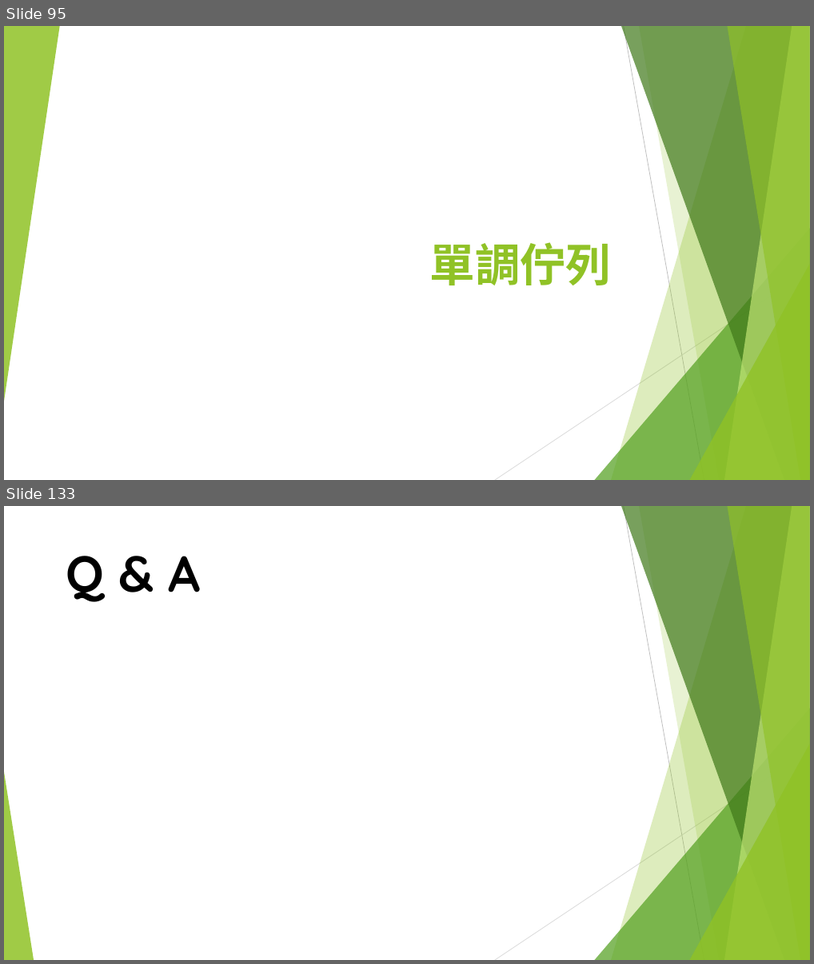
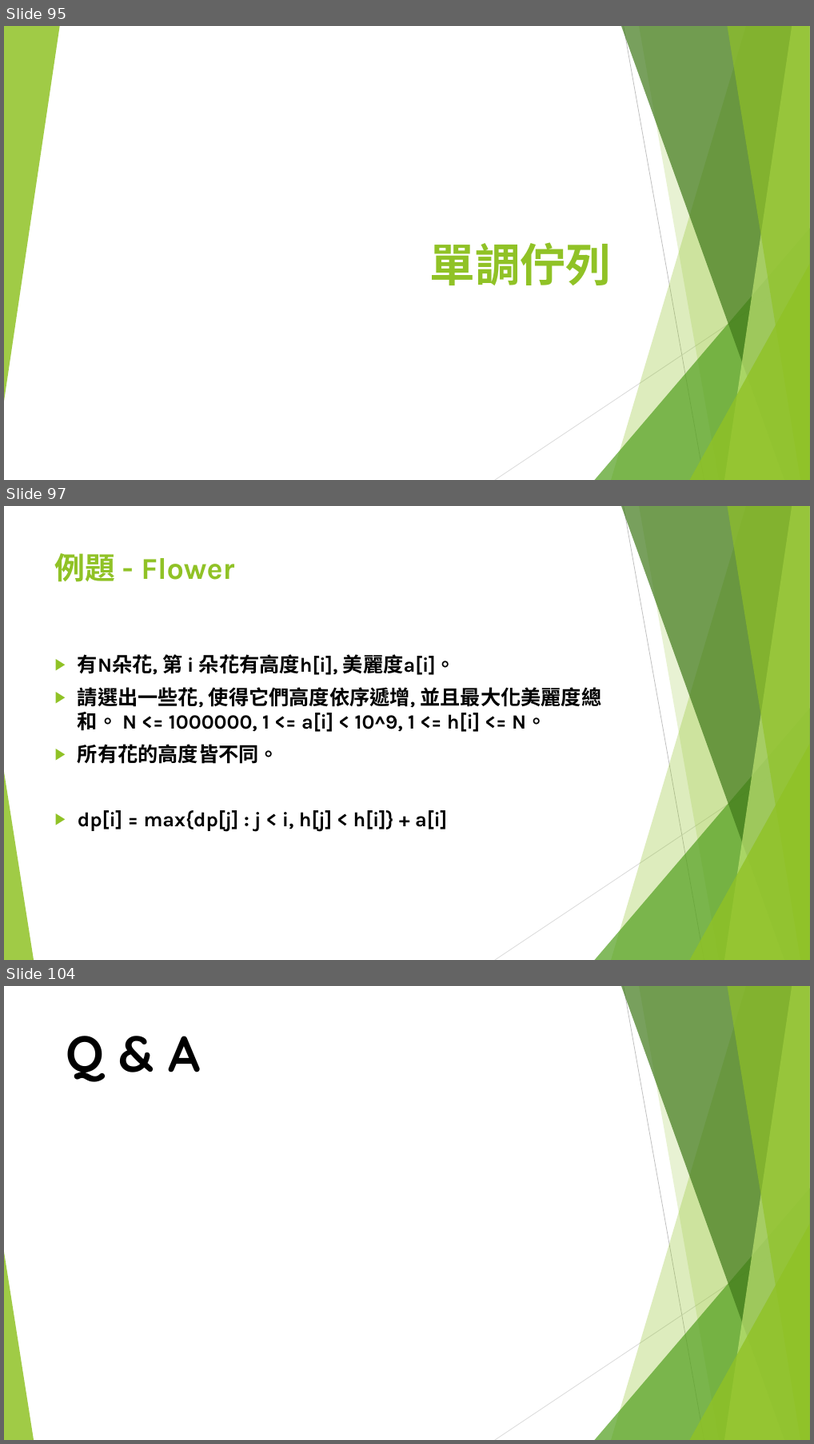
Before and after one commit to S920105123/DP2, a slide deck: presentation/進階動態規劃.pptx. Shown one above the other, each under a label of ours: slides 95 and 133 before the commit, slides 95, 97 and 104 after it; the slides between them are not shown. The pictures are 814x964 and 814x1444 pixels, drawn with LibreOffice and Linux fonts; fonts in the diff are those of the drawing. Boxes give left, top, right and bottom in pixels: in the first picture for what was removed or moved away, otherwise in the second. Text is boxed around its words. In the diff, an @@ line names an element or a change of style, - is before the commit and + after.

```diff
--- a/presentation/進階動態規劃.pptx
+++ b/presentation/進階動態規劃.pptx
@@ slide 97 added at [4,506,810,960], background #FFFFFF; not listed: 10 template elements that a slide beside it also shows @@
@@ title added at [55,553,234,582], 36 pt, text #90C226, bold @@
+例題 - Flower
@@ text added at [78,654,602,832], 24 pt, text #000000, bold @@
+▶ 有N朵花, 第 i 朵花有高度h[i], 美麗度a[i]。
+▶ 請選出一些花, 使得它們高度依序遞增, 並且最大化美麗度總和。 N <= 1000000, 1 <= a[i] < 10^9, 1 <= h[i] <= N。
+▶ 所有花的高度皆不同。
+▶ dp[i] = max{dp[j] : j < i, h[j] < h[i]} + a[i]
@@ what was slide 133 is now slide 104 @@
```
Also in this commit, not shown: 3 slides changed, 8 other slides added.
